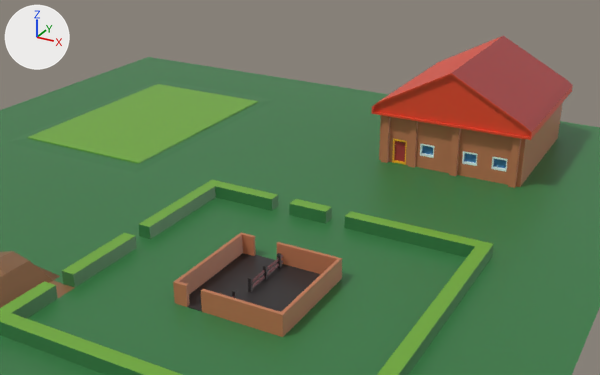
An edit to the glTF model farm_life_godot/models/farm_land.gltf, drawn before and after from the same camera.
Before and after are seen from a camera (50 mm lens) standing at (74.4, -104.9, 56.5) and looking at (10.1, 12.2, -2.0). Lighting does not change. The marker at upper left points along +X, +Y and +Z. Objects named as collision shapes, trigger or cutter boxes, shadow casters or lower levels of detail are left out. Where no turn or scale is listed for an object, it has been applied to the vertices.

Objects in the first picture: 'farm_field', 'farm_house', 'farm_land', 'farm_stable'.
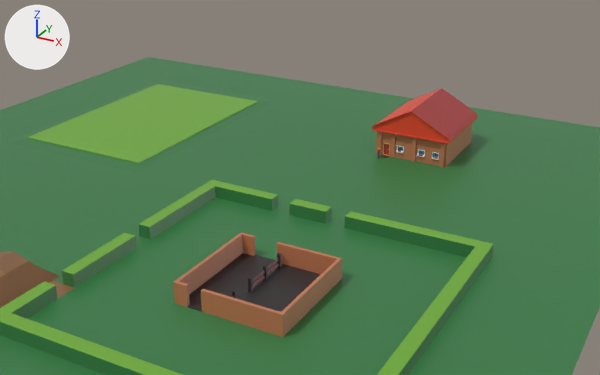
Changed parts and their boxes [x1, y1, x2, y2] in the pictures (600 x 375 px):
'farm_house', moved, rescaled (47% narrower, 48% shorter)
    before: [371, 36, 573, 188]
    after: [372, 88, 478, 167]

Diff of the bpy script that builds the scene:
```diff
--- a/farm_life_godot/models/farm_land.gltf.py
+++ b/farm_life_godot/models/farm_land.gltf.py
@@ ob_farm_house @@
 ob_farm_house = bpy.data.objects.new('farm_house', me_plane_003)
-ob_farm_house.location = (0.0, 0.0, 0.0)
+ob_farm_house.location = (7.2, 15.0, 0.0)
+ob_farm_house.scale = (0.524, 0.524, 0.524)
```
